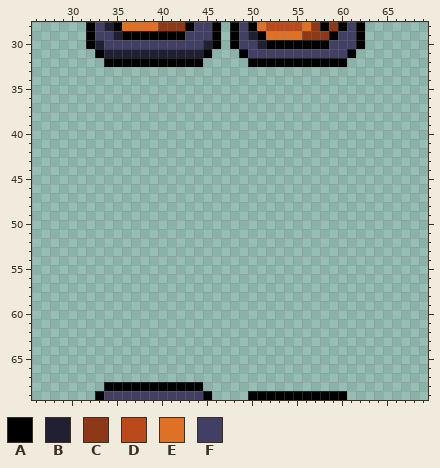
A pixel-art file gets an edit: Assets/_Sprites/Editor/Luni_UI.aseprite. Above, as it was before the edit.
346x256 pixels, 1 frame. Colours within 5 levels of each other are drawn and written as one. Shown: x 26..69, y 28..69. The old version is drawn lined up with the new one.
Visible layers, top first: "Palette", "Layer 1", "Main".
Palette (. is transparent): A #000000  B #211f32  C #8d3816  D #ba491c  E #df7126  F #423f64
Pixels before, first column x 32:
28 AFBAEEEECCCAFFA.AFAEDDDDECACAFA
29 AFFBAAAAAAAFFFA.AFBAEEEECCCAFFA
30 ABFFFFFFFFFFFBA.AFFBAAAAAAAFFFA
31 .ABBBBBBBBBBBA...AFFFFFFFFFFFA.
32 ..AAAAAAAAAAA.....AAAAAAAAAAA..
33 ...............................
34 ...............................
35 ...............................
36 ...............................
37 ...............................
38 ...............................
39 ...............................
40 ...............................
41 ...............................
42 ...............................
43 ...............................
44 ...............................
45 ...............................
46 ...............................
47 ...............................
48 ...............................
49 ...............................
50 ...............................
51 ...............................
52 ...............................
53 ...............................
54 ...............................
55 ...............................
56 ...............................
57 ...............................
58 ...............................
59 ...............................
60 ...............................
61 ...............................
62 ...............................
63 ...............................
64 ...............................
65 ...............................
66 ...............................
67 ...............................
68 ..AAAAAAAAAAA..................
69 .AFFFFFFFFFFFA....AAAAAAAAAAA..
After:
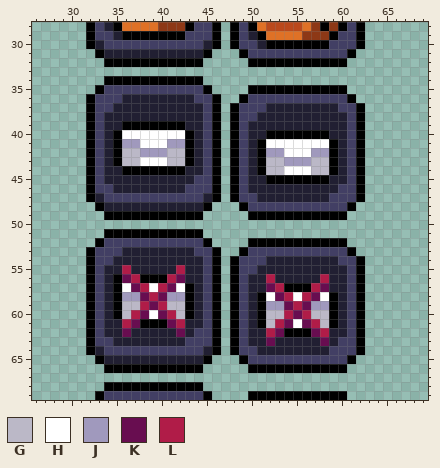
Colours new in this view: G #bbb8c7  H #ffffff  J #a099bd  K #680d50  L #b01c48
The edit:
drawings rearranged on the sheet (the old picture shows each at its new place; 25 dropped ones are not shown)
Changed rows in their new state; - is an unchanged pixel.
first column x 32:
34 --AAAAAAAAAAA------------------
35 -AFFFFFFFFFFFA----AAAAAAAAAAA--
36 AFFFBBBBBBBBFFA--AFFFFFFFFFFFA-
37 AFFBBBBBBBBBBFA-AFFFBBBBBBBBFFA
38 AFBBBBBBBBBBBFA-AFFBBBBBBBBBBFA
39 AFBBAAAAAAABBFA-AFBBBBBBBBBBBFA
40 AFBAHHHHHHHABFA-AFBBAAAAAAABBFA
41 AFBAJJHHHJJABFA-AFBAHHHHHHHABFA
42 AFBAGGJJJGGABFA-AFBAJJHHHJJABFA
43 AFBAGGHHHGGABFA-AFBAGGJJJGGABFA
44 AFBBAAAAAAABBFA-AFBAGGHHHGGABFA
45 AFBBBBBBBBBBFFA-AFBBAAAAAAABBFA
46 AFFBBBBBBBBFFFA-AFBBBBBBBBBBFFA
47 ABFFFFFFFFFFFBA-AFFBBBBBBBBFFFA
48 -ABBBBBBBBBBBA---AFFFFFFFFFFFA-
49 --AAAAAAAAAAA-----AAAAAAAAAAA--
51 --AAAAAAAAAAA------------------
52 -AFFFFFFFFFFFA----AAAAAAAAAAA--
53 AFFFBBBBBBBBFFA--AFFFFFFFFFFFA-
54 AFFBBBBBBBBBBFA-AFFFBBBBBBBBFFA
55 AFBBLBBBBBLBBFA-AFFBBBBBBBBBBFA
56 AFBAKLAAALKBBFA-AFBBLBBBBBLBBFA
57 AFBAHKLHLKHABFA-AFBBKLAAALKBBFA
58 AFBAJJKLKJJABFA-AFBAHKLHLKHABFA
59 AFBAGGLKLGGABFA-AFBAJJKLKJJABFA
60 AFBAGLKHKLGABFA-AFBAGGLKLGGABFA
61 AFBBLKAAAKLBBFA-AFBAGLKHKLGABFA
62 AFBBKBBBBBKBFFA-AFBBLKAAAKLBBFA
63 AFFBBBBBBBBFFFA-AFBBKBBBBBKBFFA
64 ABFFFFFFFFFFFBA-AFFBBBBBBBBFFFA
65 -ABBBBBBBBBBBA---AFFFFFFFFFFFA-
66 --AAAAAAAAAAA-----AAAAAAAAAAA--
Where, in picture pixels (left, top, right, bottom), the same in both pictures:
added: (86, 76, 365, 373)
